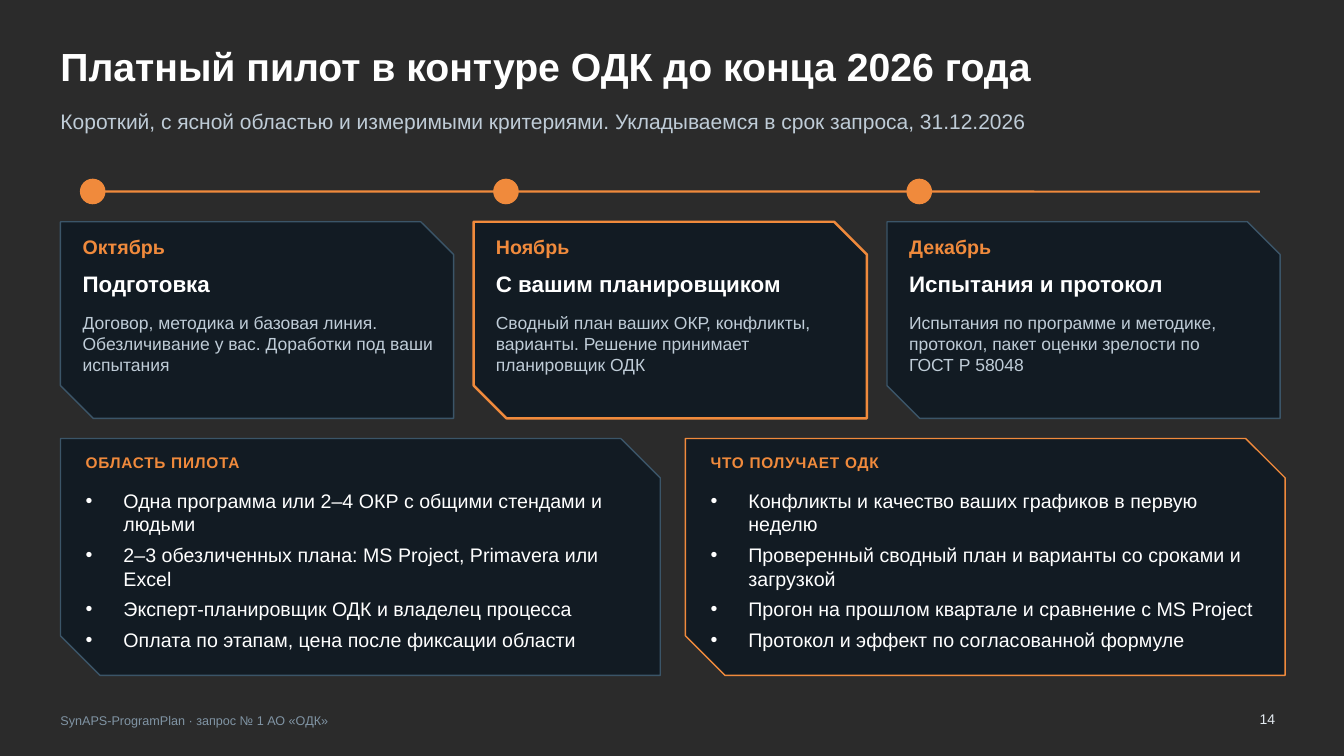
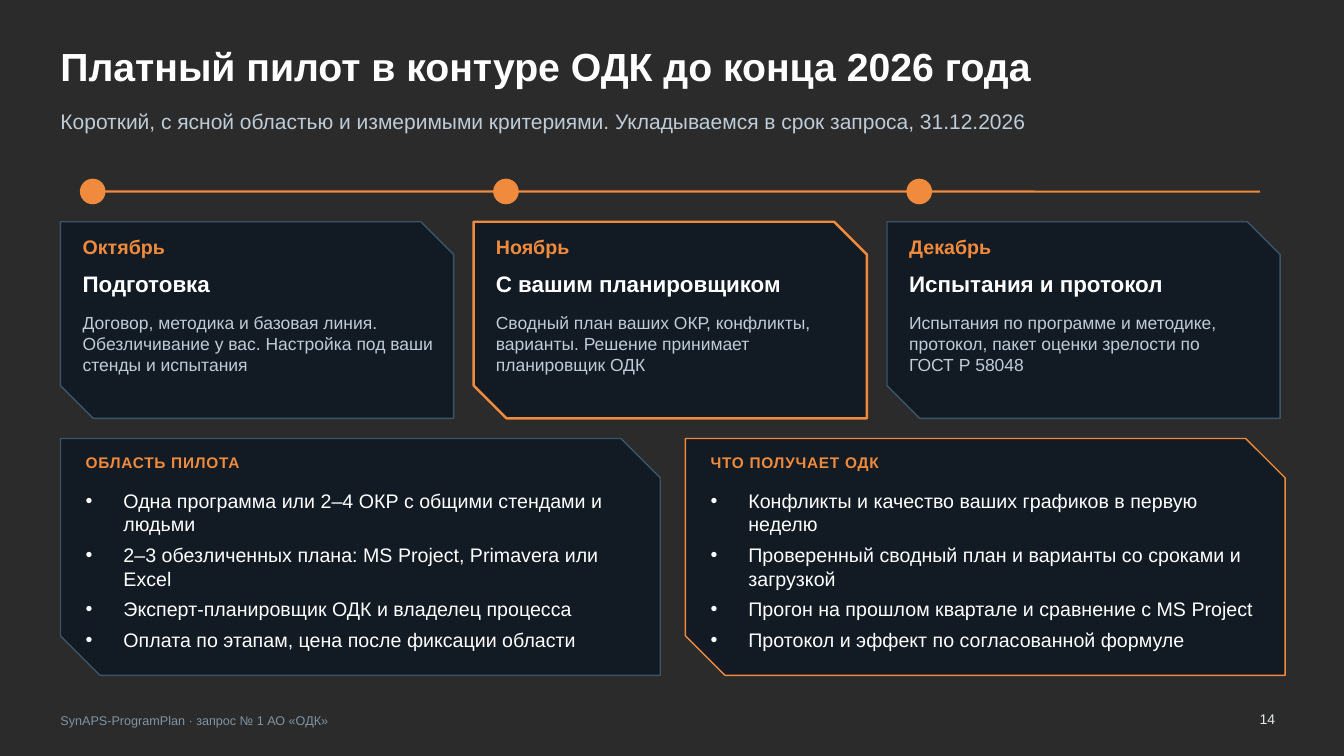
Before and after one commit to KonkovDV/SynAPS-ProgramPlan, a slide deck: slide 14 of SynAPS-ProgramPlan_ODK.pptx. Drawn at 1344x756 pixels with LibreOffice and Linux fonts; fonts in the diff are those of the drawing; background and template pictures are left out; a plain dark background stands for a picture behind light text. Boxes give left, top, right and bottom in pixels: in the first picture for what was removed or moved away, otherwise in the second. Text is boxed around its words. In the diff, an @@ line names an element or a change of style, - is before the commit and + after.

```diff
--- a/SynAPS-ProgramPlan_ODK.pptx
+++ b/SynAPS-ProgramPlan_ODK.pptx
@@ text at (x1=83, y1=316, x2=433, y2=375): text changed @@
-Договор, методика и базовая линия. Обезличивание у вас. Доработки под ваши испытания
+Договор, методика и базовая линия. Обезличивание у вас. Настройка под ваши стенды и испытания
```
Also in this commit, not shown: 15 other slides changed, 1 other file.
